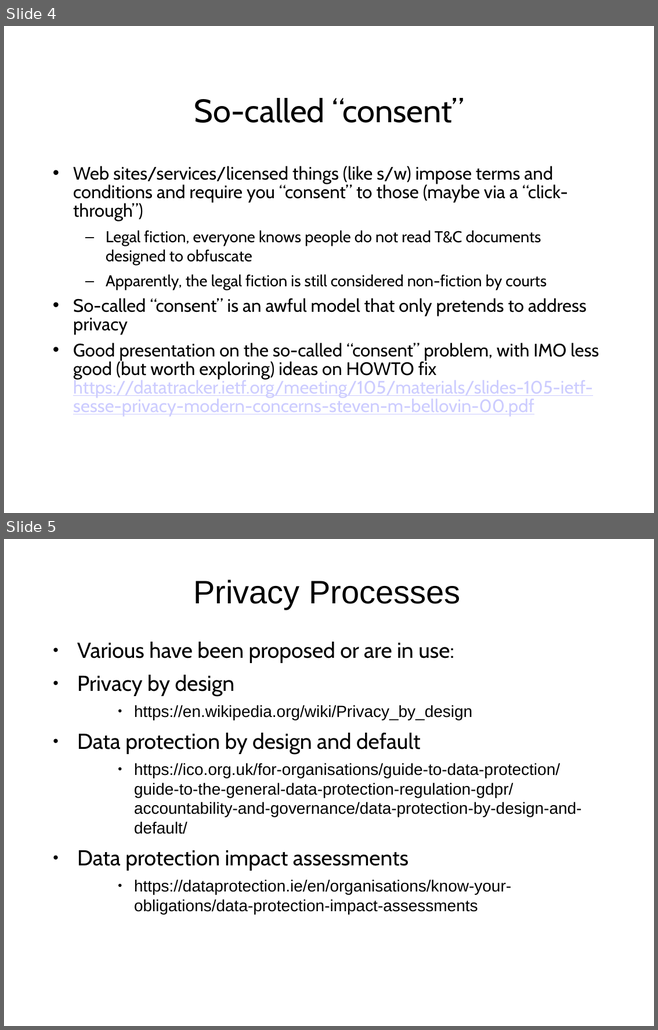
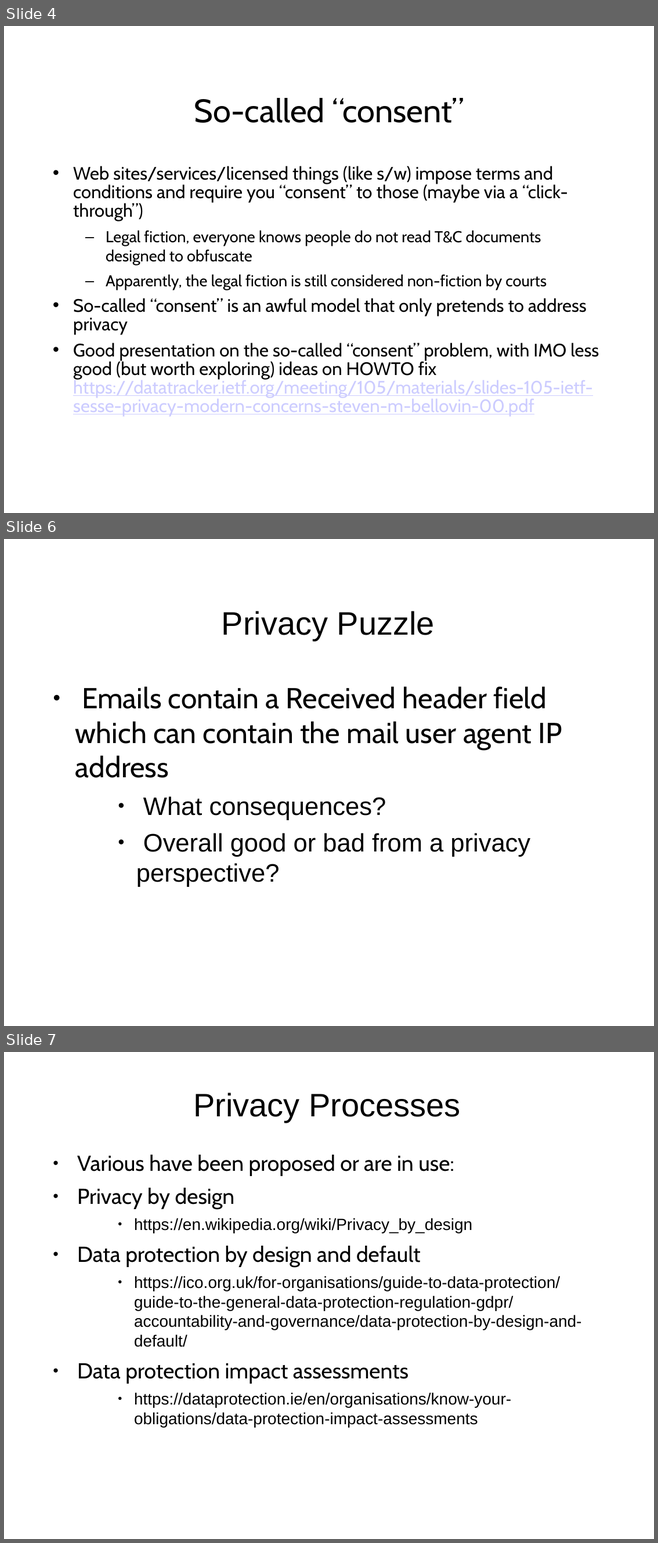
Before and after one commit to sftcd/cs7053, a slide deck: 2022lectures/01-processes.odp. Shown one above the other, each under a label of ours: slides 4 and 5 before the commit, slides 4, 6 and 7 after it; the slides between them are not shown. The pictures are 658x1030 and 658x1543 pixels, drawn with LibreOffice and Linux fonts; fonts in the diff are those of the drawing. Boxes give left, top, right and bottom in pixels: in the first picture for what was removed or moved away, otherwise in the second. Text is boxed around its words. In the diff, an @@ line names an element or a change of style, - is before the commit and + after.

```diff
--- a/2022lectures/01-processes.odp
+++ b/2022lectures/01-processes.odp
@@ slide 6 added at (4, 539, 654, 1026), background #FFFFFF @@
@@ title added at (221, 611, 434, 641), 36 pt, text #000000 @@
+Privacy Puzzle
@@ text added at (75, 686, 562, 887), 32 pt, text #000000 @@
+● Emails contain a Received header field which can contain the mail user agent IP address
+  ● What consequences?
+  ● Overall good or bad from a privacy perspective?
@@ what was slide 5 is now slide 7 @@
```
Also in this commit, not shown: 1 other slide added, 4 other files.
